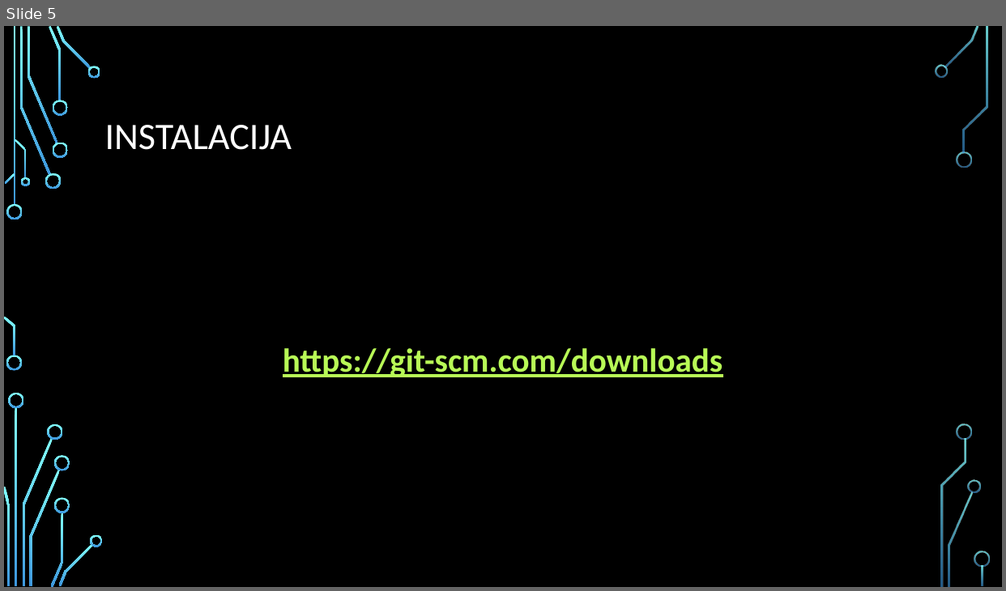
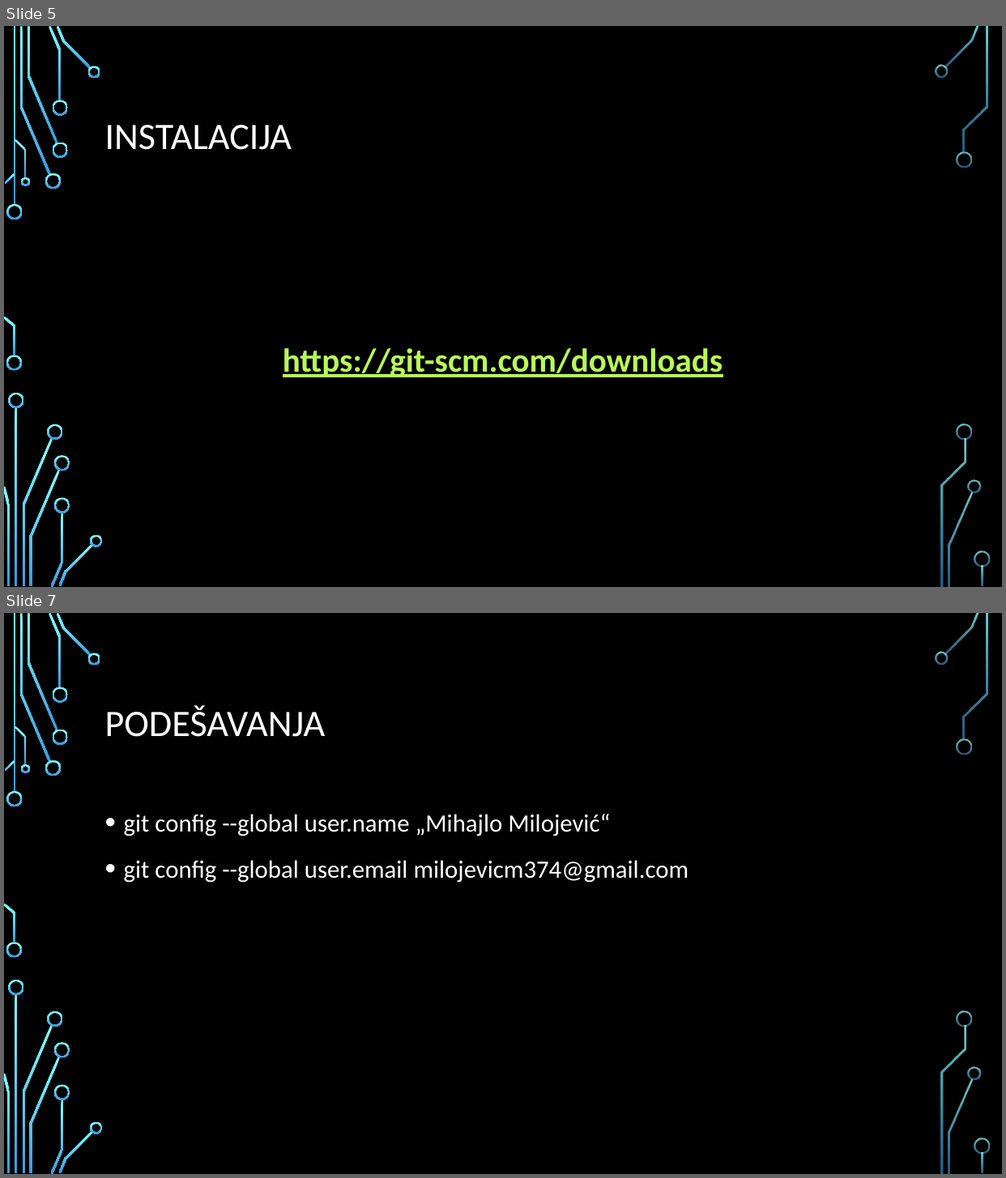
Before and after one commit to MihajloMilojevic/Sekcija, a slide deck: Git i github.pptx. Shown one above the other, each under a label of ours: slide 5 before the commit, slides 5 and 7 after it; the slides between them are not shown. The pictures are 1006x591 and 1006x1178 pixels, drawn with LibreOffice and Linux fonts; fonts in the diff are those of the drawing; background and template pictures are left out. Boxes give left, top, right and bottom in pixels: in the first picture for what was removed or moved away, otherwise in the second. Text is boxed around its words. In the diff, an @@ line names an element or a change of style, - is before the commit and + after.

```diff
--- a/Git i github.pptx
+++ b/Git i github.pptx
@@ slide 7 added at (4, 613, 1002, 1174), background picture (left out); not listed: 36 template elements that a slide beside it also shows @@
@@ title added at (105, 705, 326, 737), 36 pt, text #FFFFFF @@
+PODEŠAVANJA
@@ text added at (124, 814, 689, 883), 24 pt, text #FFFFFF @@
+• git config --global user.name „Mihajlo Milojević“
+• git config --global user.email milojevicm374@gmail.com
```
Also in this commit, not shown: 25 other slides added.
